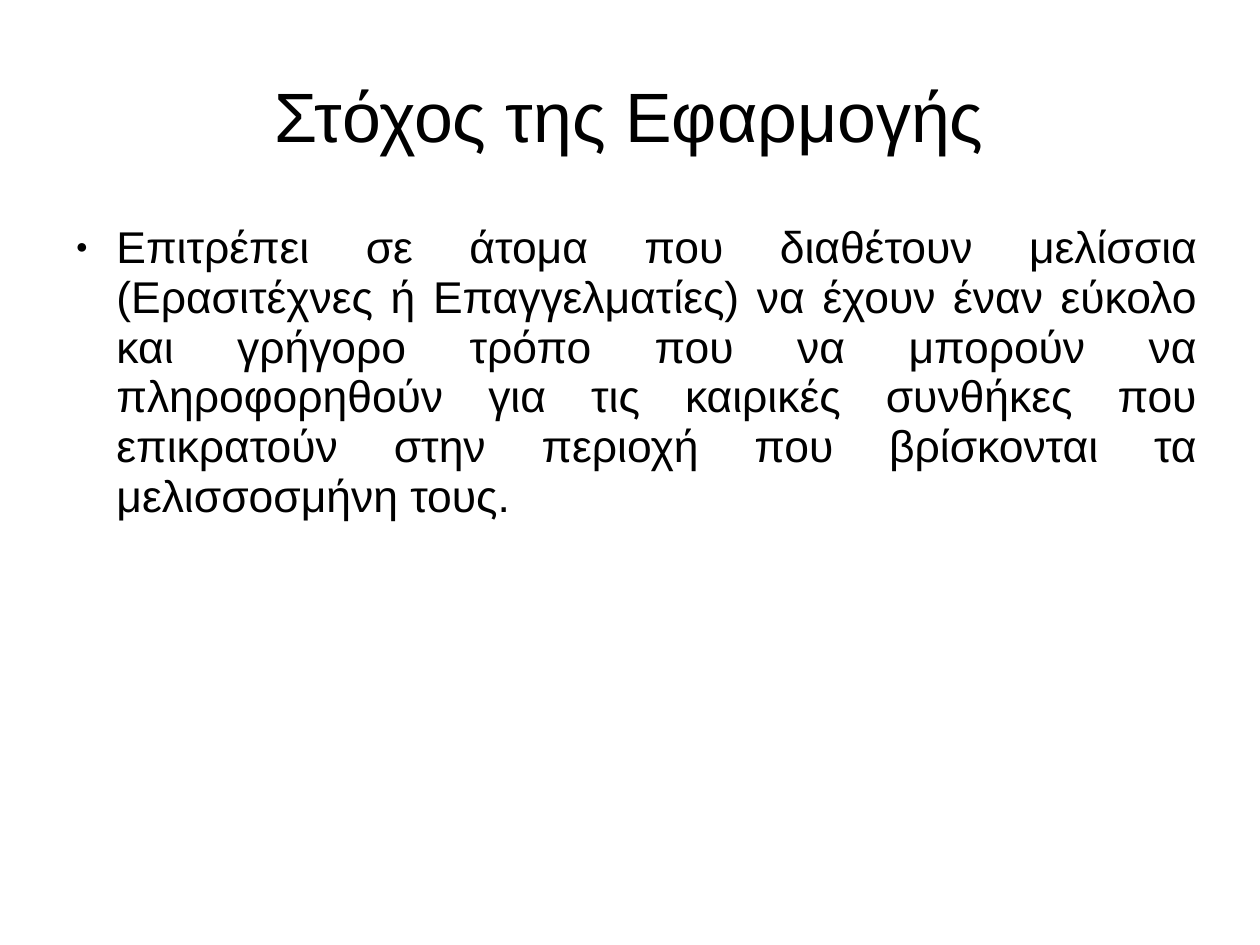
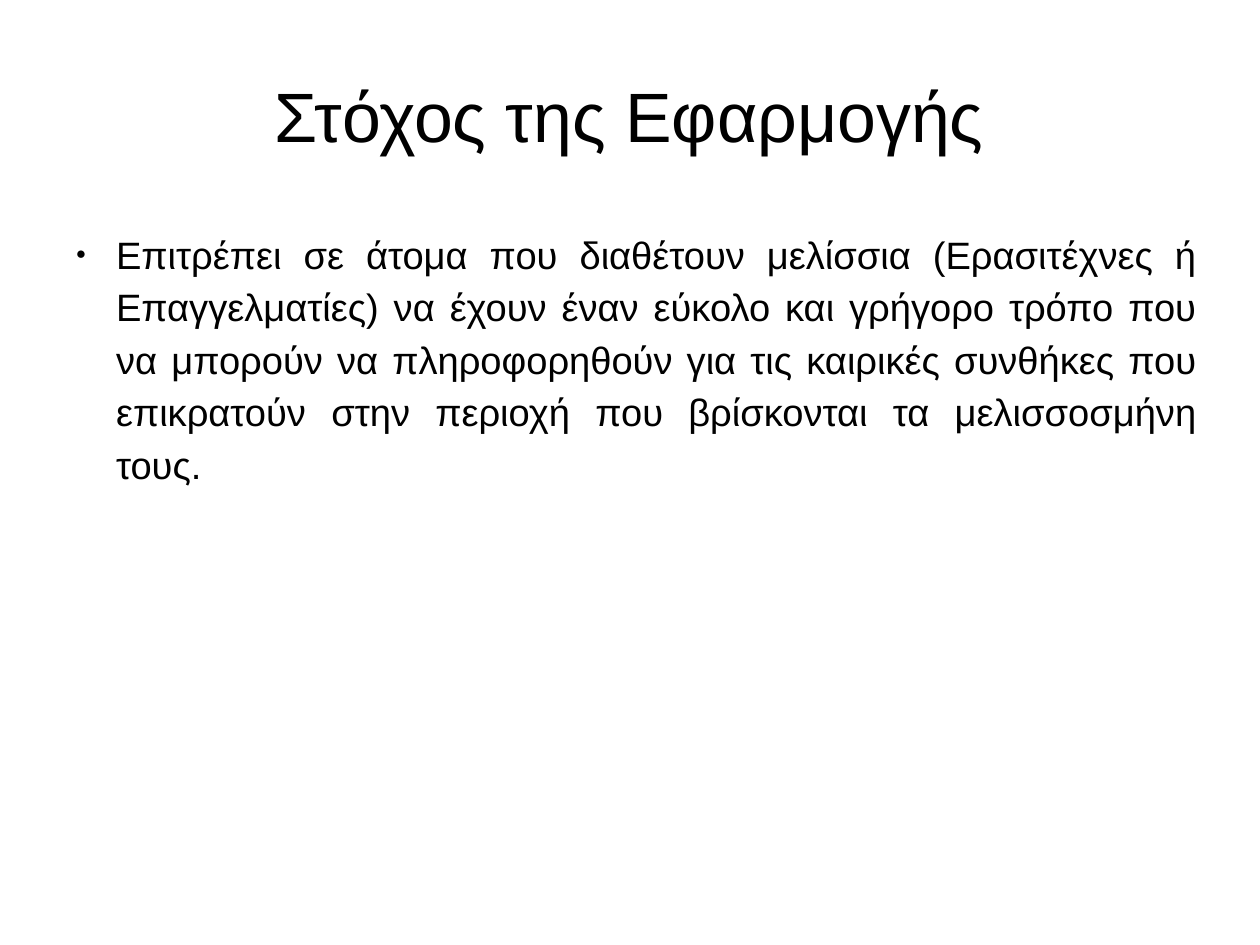
Before and after one commit to iee-ihu-gr-coursem102/WebEng19_group2_beeforecast, a slide deck: slide 2 of Παρουσίαση Beeforecast Version2.ppt. Drawn at 1260x945 pixels with LibreOffice and Linux fonts; fonts in the diff are those of the drawing; background and template pictures are left out. Boxes give left, top, right and bottom in pixels: in the first picture for what was removed or moved away, otherwise in the second. Text is boxed around its words. In the diff, an @@ line names an element or a change of style, - is before the commit and + after.

```diff
--- a/Παρουσίαση Beeforecast Version2.ppt
+++ b/Παρουσίαση Beeforecast Version2.ppt
@@ text "Επιτρέπει σε άτομα που διαθέτουν ..." at <box>116,240,1197,486</box>: size 28 to 24 pt; line spacing 0.93 to 1.15 @@
```
Also in this commit, not shown: 6 other slides changed, 2 slides added.
